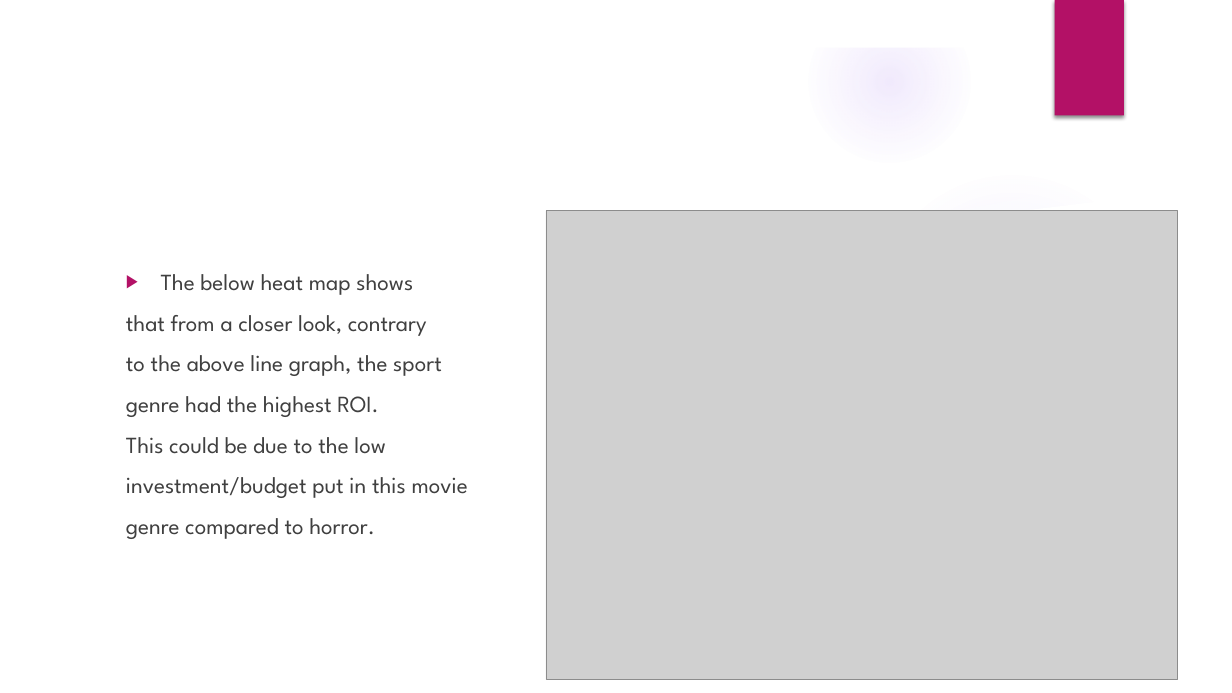
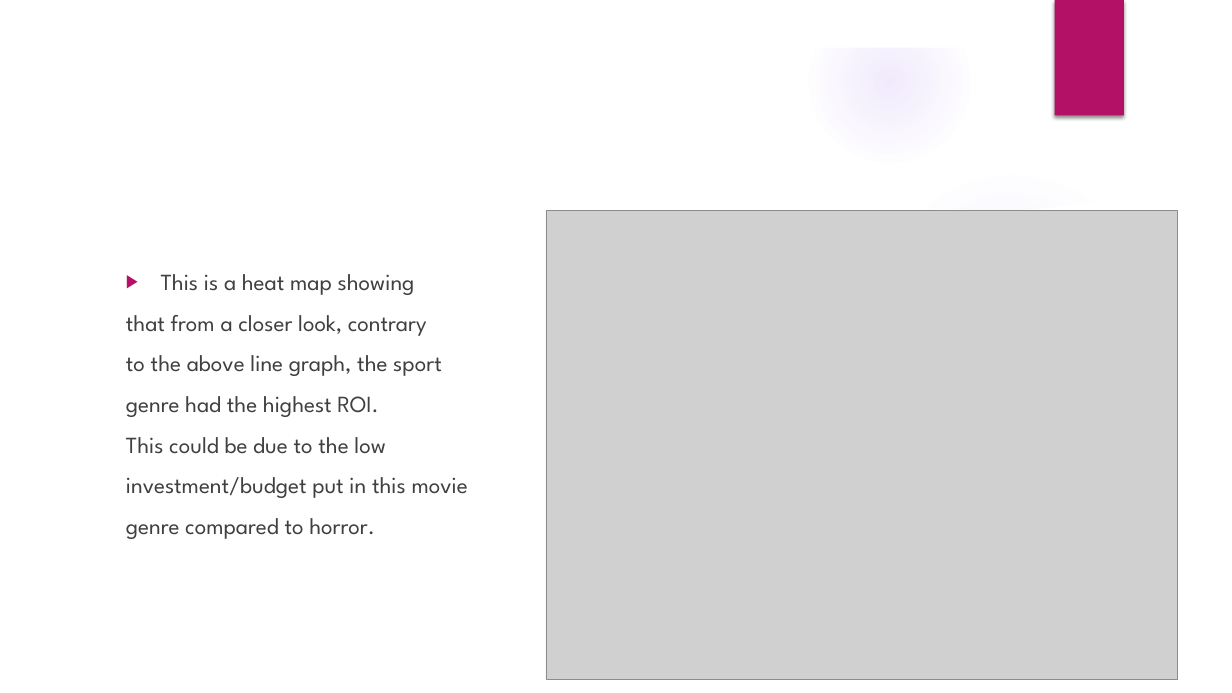
Before and after one commit to EngCS254/dsc-phase-1-project, a slide deck: slide 12 of MICROSOFT MOVIE STUDIO PPT.pptx. Drawn at 1232x693 pixels with LibreOffice and Linux fonts; fonts in the diff are those of the drawing; grey boxes stand for pictures; background and template pictures are left out. Boxes give left, top, right and bottom in pixels: in the first picture for what was removed or moved away, otherwise in the second. Text is boxed around its words. In the diff, an @@ line names an element or a change of style, - is before the commit and + after.

```diff
--- a/MICROSOFT MOVIE STUDIO PPT.pptx
+++ b/MICROSOFT MOVIE STUDIO PPT.pptx
@@ text at (161, 274, 415, 295): text changed @@
-▶ The below heat map shows
+▶ This is a heat map showing
```
Also in this commit, not shown: 5 other slides changed, 3 other files.
